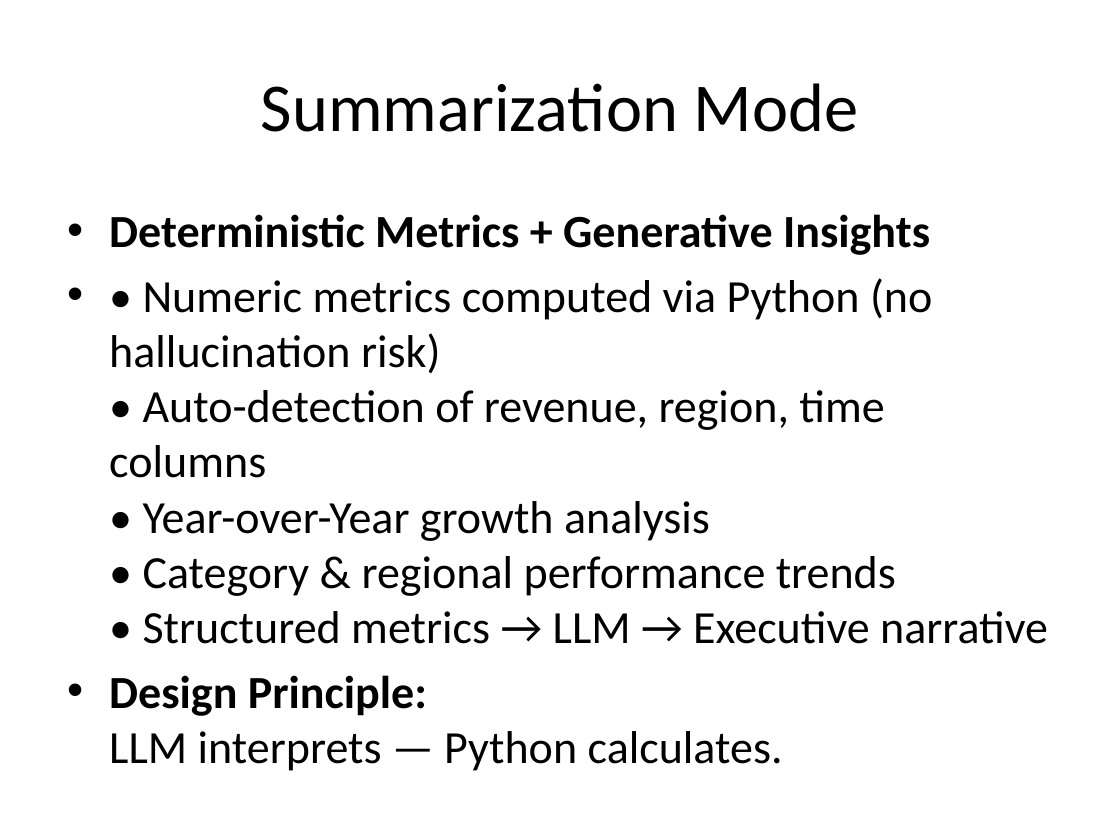
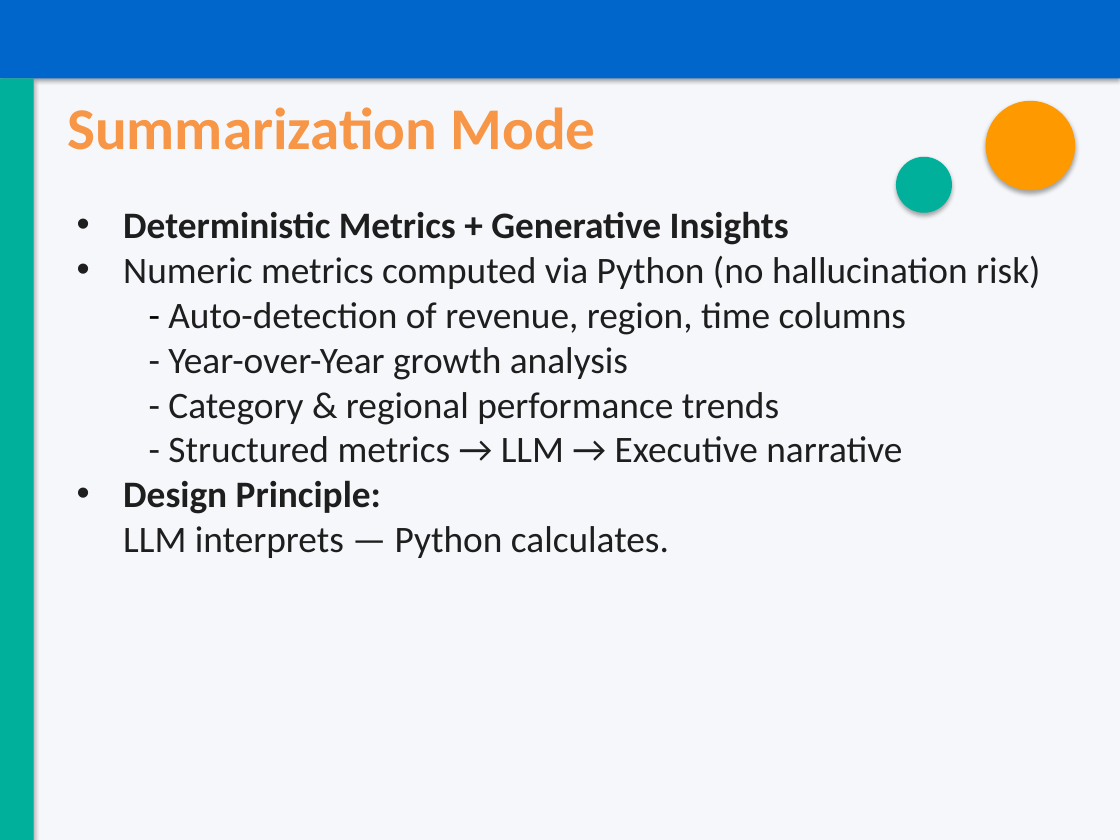
Before and after one commit to abhisam135/retail-insights-assistant, a slide deck: slide 7 of docs/Retail_Insights_Assistant_Presentation.pptx. Drawn at 1120x840 pixels with LibreOffice and Linux fonts; fonts in the diff are those of the drawing. Boxes give left, top, right and bottom in pixels: in the first picture for what was removed or moved away, otherwise in the second. Text is boxed around its words. In the diff, an @@ line names an element or a change of style, - is before the commit and + after.

Commit message:
Updated presentation

```diff
--- a/docs/Retail_Insights_Assistant_Presentation.pptx
+++ b/docs/Retail_Insights_Assistant_Presentation.pptx
@@ rectangle added at [0,0,1120,840], fill #F5F7FA @@
@@ rectangle added at [0,0,1120,56], fill #00468C @@
@@ rectangle added at [0,0,1120,78], fill #0066CC @@
@@ title "Summarization Mode": place and size @@
-title "Summarization Mode" at [261,83,859,132]
+title "Summarization Mode" at [67,107,596,150]
@@ title "Summarization Mode" at [67,107,596,150]: size 44 to 38 pt, text colour #000000 to #F79646, bold on; alignment centre to left @@
@@ rectangle added at [0,78,34,840], fill #00B09B @@
@@ ellipse added at [986,101,1075,190], fill #FF9900 @@
@@ ellipse added at [896,157,952,213], fill #00B09B @@
@@ text at [123,211,789,558]: size 29.6 to 24 pt, text colour #000000 to #1E1E1E in "Deterministic Metrics + Generative Insights", "Design Principle: LLM interprets — Python calculates."; indent changed; less space between paragraphs @@
@@ text at [123,256,1040,463]: text changed; size 29.6 to 24 pt; text colour #000000 to #1E1E1E @@
-• • Numeric metrics computed via Python (no hallucination risk)
-  • Auto-detection of revenue, region, time columns
-  • Year-over-Year growth analysis
-  • Category & regional performance trends
-  • Structured metrics → LLM → Executive narrative
+• Numeric metrics computed via Python (no hallucination risk)
+  - Auto-detection of revenue, region, time columns
+  - Year-over-Year growth analysis
+  - Category & regional performance trends
+  - Structured metrics → LLM → Executive narrative
```
Also in this commit, not shown: 14 other slides changed, 1 slide added, 1 slide removed.
